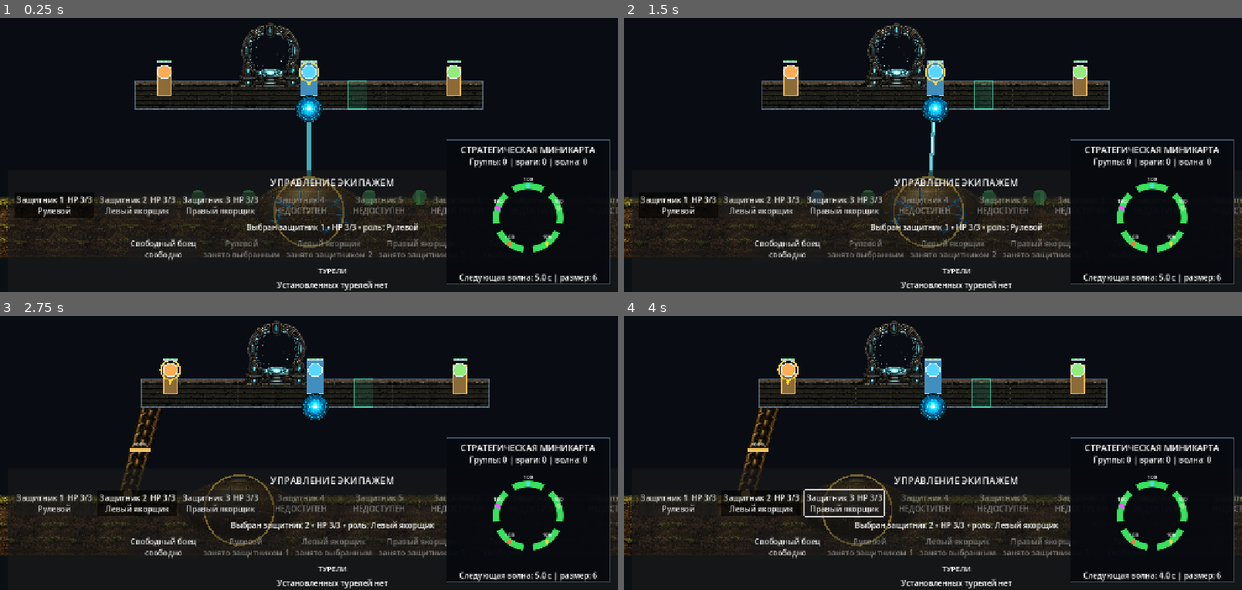
Above: before the commit, frames 1-4 (two rows, left to right).
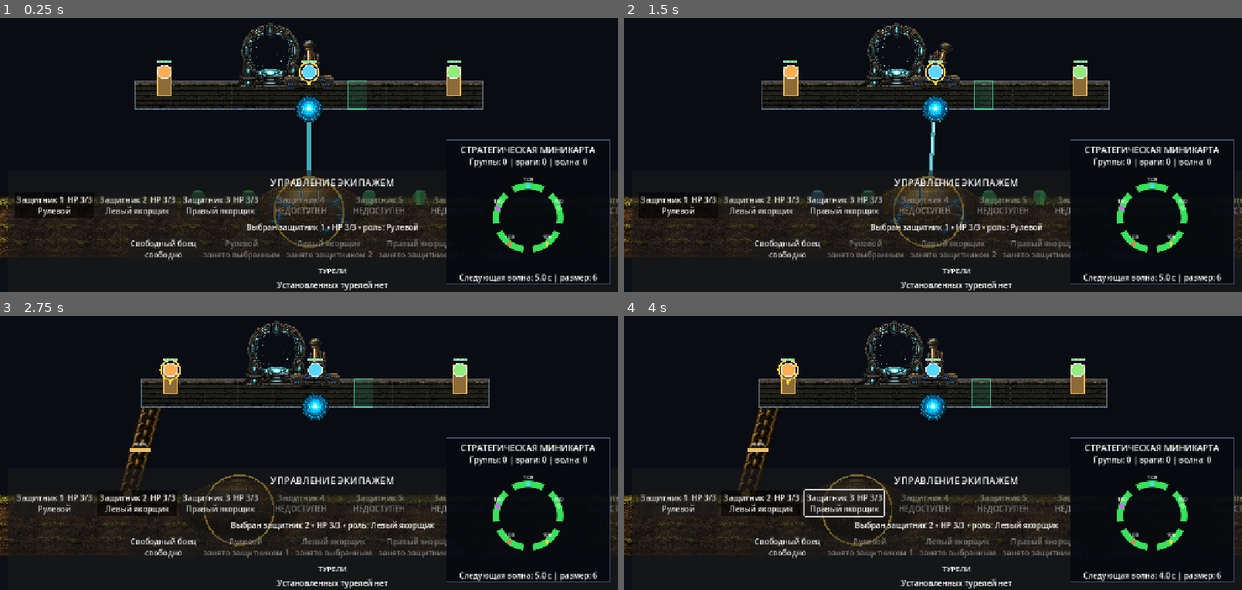
Above: after the commit, the same moments.

Repository: bageus/GloryProtect
Game: Godot game, scene res://scenes/game/game_root_with_flyers.tscn
The game is run twice, just before and just after one commit, with the same random seed, the same clock (stepped at 60 frames per second) and the same inputs.
Inputs (mouse positions are in pixels of both pictures, inside the frame that each line leads up to):
- Up to frame 1 (0.25 s): no input
- Up to frame 2 (1.5 s): click "Защитник 1 HP 3/3 Рулевой" at 0.5 s; tap Enter (ui_accept) at 1.25 s; move the mouse to (1068, 100) at 1.27 s; hold Right (ui_right) from 1.28 s (still down); tap 1 at 1.35 s; click (1068, 100) at 1.42 s
- Up to frame 3 (2.75 s): tap Enter (ui_accept) at 1.52 s; release Right (ui_right) at 2 s; drag from (185, 433) to (278, 485) at 2.02 s
- Up to frame 4 (4 s): move the mouse to (994, 340) at 2.77 s; hold Right (ui_right) 2.78-3.5 s; tap 3 at 2.85 s; drag from (902, 485) to (747, 365) at 3.52 s

The runs differ from the first frame. In frame 1, 0.5% of the frame differs, in the area x 46-54%, y 8-29%; in frame 2, 0.5%; in frame 3, 0.5%, in the area x 47-55%, y 8-29%; in frame 4, 0.5%.

Commit message:
Use toggle and animated lever assets for platform steering

Diff:
--- a/scripts/platform/platform_visual_controller.gd
+++ b/scripts/platform/platform_visual_controller.gd
@@ -17,6 +17,12 @@
 )
 const PORTAL_SPAWN2_TEXTURE: Texture2D = preload(
 	"res://visual/objects/portal/overlay_object_portal_spawn2.png"
+)
+const DRIVER_TOGGLE_TEXTURE: Texture2D = preload(
+	"res://visual/objects/asset_object_toggle.png"
+)
+const DRIVER_LEVER_TEXTURE: Texture2D = preload(
+	"res://visual/objects/asset_object_pry.png"
 )
 
 const ALPHA_CROP_THRESHOLD: float = 0.08
@@ -39,6 +45,14 @@
 @export var platform_core_size: Vector2 = Vector2(112.0, 112.0)
 @export_range(0.0, 1.0, 0.01) var platform_core_protrusion_ratio: float = 0.33
 @export var platform_core_offset: Vector2 = Vector2.ZERO
+
+@export_group("Driver Console")
+@export var driver_toggle_size: Vector2 = Vector2(104.0, 82.0)
+@export var driver_toggle_offset: Vector2 = Vector2(0.0, -51.0)
+@export var driver_lever_size: Vector2 = Vector2(28.0, 68.0)
+@export var driver_lever_mount_offset: Vector2 = Vector2(0.0, 5.0)
+@export_range(0.0, 60.0, 1.0) var driver_lever_max_angle_degrees: float = 24.0
+@export_range(1.0, 30.0, 0.5) var driver_lever_response_speed: float = 13.0
 
 @export_group("Portal Visual")
 @export var portal_size: Vector2 = Vector2(136.0, 136.0)
@@ -58,6 +72,9 @@
 var _portal_source_rect: Rect2
 var _portal_spawn1_source_rect: Rect2
 var _portal_spawn2_source_rect: Rect2
+var _driver_toggle_source_rect: Rect2
+var _driver_lever_source_rect: Rect2
+var _driver_lever_angle: float = 0.0
 var _portal_state: PortalState = PortalState.IDLE
 var _portal_state_elapsed: float = 0.0
 var _portal_active_defender_id: int = -1
@@ -71,6 +88,8 @@
 	_portal_source_rect = _get_alpha_bounds(PORTAL_TEXTURE)
 	_portal_spawn1_source_rect = _get_alpha_bounds(PORTAL_SPAWN1_TEXTURE)
 	_portal_spawn2_source_rect = _get_alpha_bounds(PORTAL_SPAWN2_TEXTURE)
+	_driver_toggle_source_rect = _get_alpha_bounds(DRIVER_TOGGLE_TEXTURE)
+	_driver_lever_source_rect = _get_alpha_bounds(DRIVER_LEVER_TEXTURE)
 	var scene_root: Node = get_tree().current_scene
 	if scene_root != null:
 		_game_flow = scene_root.get_node_or_null("GameFlowController") as GameFlowController
@@ -79,22 +98,13 @@
 
 
 func _process(delta: float) -> void:
-	if _portal_state == PortalState.IDLE:
-		return
-	if _game_flow != null and not _game_flow.is_world_simulation_active():
-		return
-
-	_portal_state_elapsed += maxf(0.0, delta)
-	match _portal_state:
-		PortalState.FLASH:
-			if _portal_state_elapsed >= portal_flash_duration:
-				_set_portal_state(PortalState.GHOST)
-		PortalState.GHOST:
-			if _portal_state_elapsed >= portal_ghost_duration:
-				_set_portal_state(PortalState.FINISH)
-		PortalState.FINISH:
-			if _portal_state_elapsed >= portal_finish_duration:
-				_finish_portal_sequence()
+	var simulation_active: bool = (
+		_game_flow == null
+		or _game_flow.is_world_simulation_active()
+	)
+	if simulation_active:
+		_update_driver_lever(delta)
+		_update_portal(delta)
 	queue_redraw()
 
 
@@ -126,7 +136,7 @@
 	if show_cell_guides:
 		_draw_cells(platform_width)
 	_draw_portal()
-	_draw_driver_post()
+	_draw_driver_console()
 	_draw_anchor_posts(platform_width)
 	_draw_platform_orb()
 
@@ -260,16 +270,40 @@
 	draw_arc(center + Vector2(0.0, -24.0), 11.5, 0.0, TAU, 20, outline, 2.0)
 
 
-func _draw_driver_post() -> void:
-	var post_rect := Rect2(
+func _draw_driver_console() -> void:
+	var console_center: Vector2 = driver_toggle_offset
+	var console_rect := Rect2(
+		console_center - driver_toggle_size * 0.5,
+		driver_toggle_size
+	)
+	var console_tint := Color.WHITE
+	if not _steering_input.driver_available:
+		console_tint = Color(0.55, 0.58, 0.62, 1.0)
+	draw_texture_rect_region(
+		DRIVER_TOGGLE_TEXTURE,
+		console_rect,
+		_driver_toggle_source_rect,
+		console_tint
+	)
+
+	# The bottom-center of the cropped lever is the pivot. Only the upper part
+	# moves when steering, while the lower attachment remains fixed in place.
+	var lever_mount: Vector2 = console_center + driver_lever_mount_offset
+	var lever_rect := Rect2(
 		Vector2(
-			-balance.driver_post_width * 0.5,
-			-balance.driver_post_height
+			-driver_lever_size.x * 0.5,
+			-driver_lever_size.y
 		),
-		Vector2(balance.driver_post_width, balance.driver_post_height)
-	)
-	draw_rect(post_rect, Color(0.26, 0.56, 0.75), true)
-	draw_rect(post_rect, Color(0.75, 0.91, 1.0), false, 2.0)
+		driver_lever_size
+	)
+	draw_set_transform(lever_mount, _driver_lever_angle, Vector2.ONE)
+	draw_texture_rect_region(
+		DRIVER_LEVER_TEXTURE,
+		lever_rect,
+		_driver_lever_source_rect,
+		console_tint
+	)
+	draw_set_transform(Vector2.ZERO, 0.0, Vector2.ONE)
 
 
 func _draw_anchor_posts(platform_width: float) -> void:
@@ -310,6 +344,35 @@
 		false,
 		core_tint
 	)
+
+
+func _update_driver_lever(delta: float) -> void:
+	var steering_axis: float = _steering_input.get_steering_axis()
+	var maximum_angle: float = deg_to_rad(driver_lever_max_angle_degrees)
+	var target_angle: float = steering_axis * maximum_angle
+	_driver_lever_angle = lerp_angle(
+		_driver_lever_angle,
+		target_angle,
+		clampf(delta * driver_lever_response_speed, 0.0, 1.0)
+	)
+	if absf(_driver_lever_angle - target_angle) <= 0.0005:
+		_driver_lever_angle = target_angle
+
+
+func _update_portal(delta: float) -> void:
+	if _portal_state == PortalState.IDLE:
+		return
+	_portal_state_elapsed += maxf(0.0, delta)
+	match _portal_state:
+		PortalState.FLASH:
+			if _portal_state_elapsed >= portal_flash_duration:
+				_set_portal_state(PortalState.GHOST)
+		PortalState.GHOST:
+			if _portal_state_elapsed >= portal_ghost_duration:
+				_set_portal_state(PortalState.FINISH)
+		PortalState.FINISH:
+			if _portal_state_elapsed >= portal_finish_duration:
+				_finish_portal_sequence()
 
 
 func _start_next_portal_sequence() -> void:
